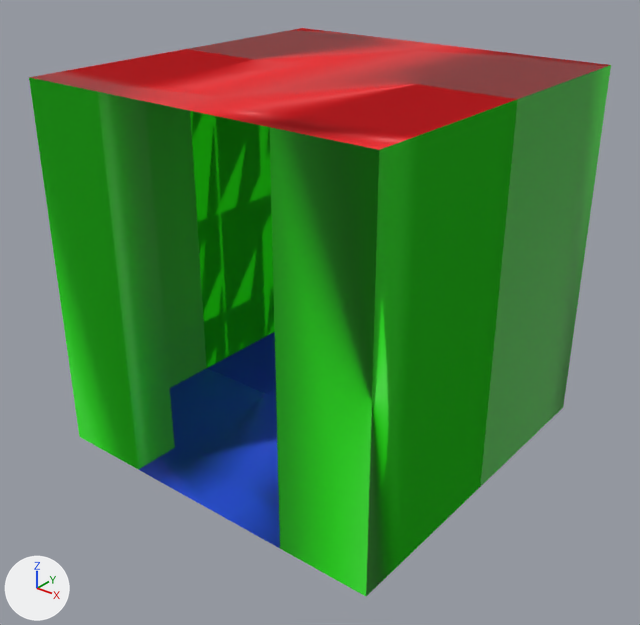
What one commit did to the FBX model SferoTestVR/Assets/Art/Models/Rooms/Standard/1U_Cube.fbx.
One viewpoint serves both versions: a camera (50 mm lens) standing at (10.42, -17.94, 11.27) and looking at (-0.21, -4.65, 3.03). Arrows for +X, +Y and +Z are at lower left; the lights stay in place. Where no turn or scale is listed for an object, it has been applied to the vertices.

The first picture shows '1U Cube'.
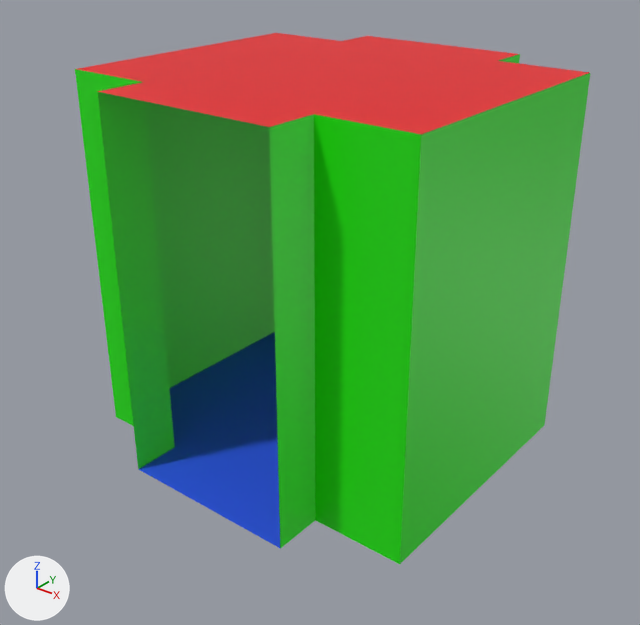
The newer file is also turned or shifted as a whole; pictures and numbers use the older file's frame.

What differs and where, as boxes [x1, y1, x2, y2] in the pictures (640 x 625 px):
'1U Cube', reshaped (11% narrower, 7% shorter)
    before: [29, 28, 611, 596]
    after: [75, 33, 590, 564]
part 1 of me_cube_002, cut back
    before: [29, 28, 611, 596]
    after: [98, 92, 315, 548]

Patch to the scene script:
```diff
--- a/SferoTestVR/Assets/Art/Models/Rooms/Standard/1U_Cube.fbx.py
+++ b/SferoTestVR/Assets/Art/Models/Rooms/Standard/1U_Cube.fbx.py
@@ me_cube_002 @@
 # used by ob_1u_cube; location = (-0.36, -0.17, -0.02)
-me_cube_002.from_pydata(...)  # 40 vertices, 42 faces; spans x -4.0..4.0, y -8.0..0.0, z 0.0..8.0
+me_cube_002.from_pydata(...)  # 32 vertices, 26 faces; spans x -4.0..4.0, y -8.0..0.0, z 0.0..8.0
+# me_cube_002 part 1
+# 10 vertices are removed from x -4.0..4.0, y -8.0..0.0, z 0.0..8.0
+# 20 faces are deleted
+# 2 vertices move from x -2.0..2.0, y -6.95, z 0.0 to x -2.01..2.01, y -6.95, z 0.0
+# 2 vertices are added at (2.01, -8.0, 0.0), (-2.01, -8.0, 0.0)
+# 2 new faces join them, mat_floor (blue #2953e7)
+# 2 new faces join them, mat_wall (green #1de700)
 me_cube_002.materials.append(mat_floor)
```
